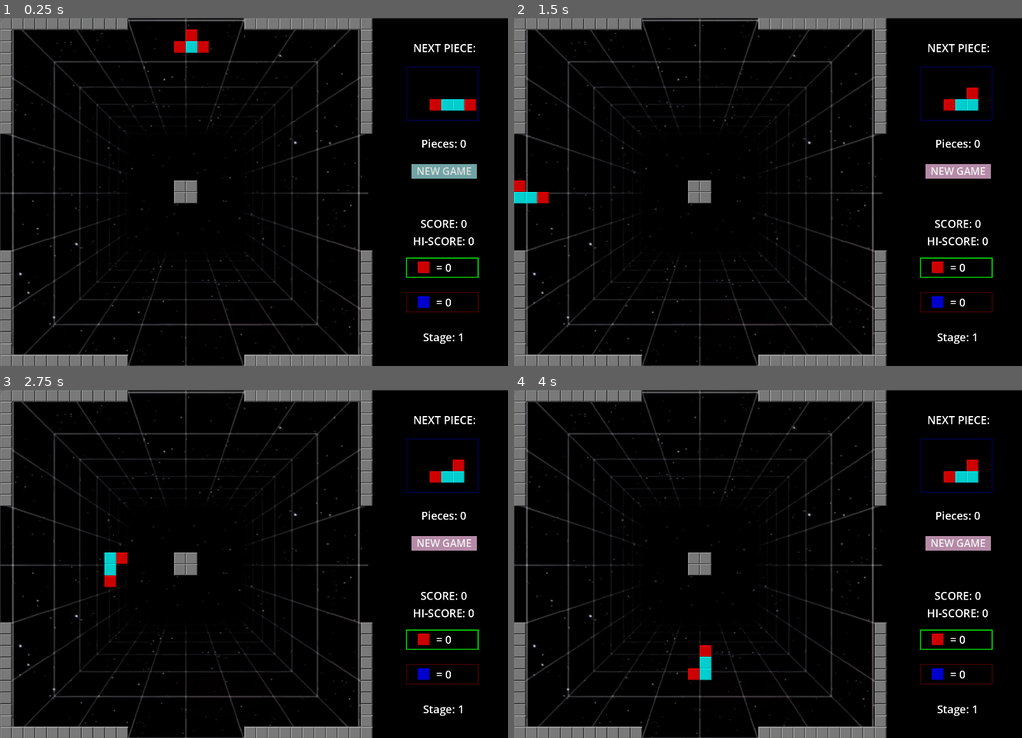
Above: before the commit, frames 1-4 (two rows, left to right).
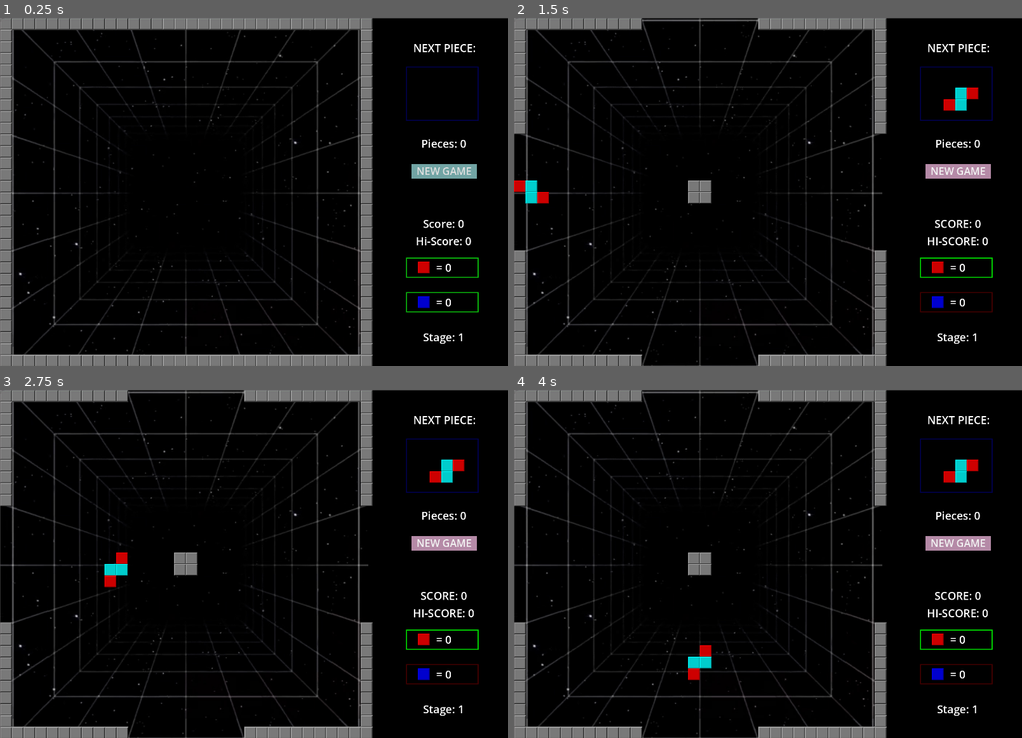
Above: after the commit, the same moments.

Repository: rodrivas78/new_dock_tetris
Game: Godot game, scene res://scenes/tile_map.tscn
Same seed, same stepped clock (60 frames per second), same inputs: the game is played once before the commit and once after it.
Inputs:
- Up to frame 1 (0.25 s): no input
- Up to frame 2 (1.5 s): click "NEW GAME" at 0.5 s; click "NEW GAME" at 1.25 s
- Up to frame 3 (2.75 s): tap Enter at 2 s; hold Right (ui_right) from 2.03 s (still down); tap Space (rotate_piece) at 2.1 s
- Up to frame 4 (4 s): release Right (ui_right) at 2.78 s; hold Down (ui_down) 2.78-3.53 s; tap Space (rotate_piece) at 2.85, 3.6 s; hold Right (ui_right) from 3.53 s (still down)

The runs differ from the first frame. In frame 1, 4.5% of the frame differs, in the area x 0-95%, y 0-100%; in frame 2, 0.3%; in frame 3, 0.3%; in frame 4, 0.3%.

Commit message:
adiciona sons e corrige bug

Diff:
--- a/TileMap.gd
+++ b/TileMap.gd
@@ -117,11 +117,19 @@
 
 @onready var panel_red_node = $HUD.get_node("RedTilesPanel")
 @onready var panel_blue_node = $HUD.get_node("BlueTilesPanel")
+@onready var closed_board = get_node("Sprite2D2")
 #var panel_red_node = $HUD.get_node("RedTilesPanel")
+@onready var moveSound : AudioStreamPlayer = $AudioStreamPlayer
+@onready var rotateSound : AudioStreamPlayer = $AudioStreamPlayer2
+@onready var dockSound : AudioStreamPlayer = $AudioStreamPlayer3
+@onready var dockSound2 : AudioStreamPlayer = $AudioStreamPlayer4
+
+@onready var gameMusic : AudioStreamPlayer = $GameMusic
 
 # Called when the node enters the scene tree for the first time.
 func _ready():
-	new_game()
+	#new_game()
+	closed_board.visible = true
 	$HUD.get_node("StartButton").pressed.connect(new_game)
 
 func new_game():
@@ -131,10 +139,13 @@
 	$HUD.get_node("StartButton").release_focus()
 	$HUD.get_node("ContinueButton").release_focus()
 
+	closed_board.visible = false
+
 	# Se for um novo jogo (não continuação), resetamos tudo
 	if not is_continue_enabled:
 		stage = 1
 		speed = 1.0  # Reset da velocidade apenas no novo jogo
+		gameMusic.play()
 
 	# Reset de variáveis para ambos os casos
 	score = 0
@@ -212,6 +223,7 @@
 
 		# Rotação sempre permitida
 		if Input.is_action_just_pressed("rotate_piece"):
+			rotateSound.play()
 			rotate_piece()
 
 		# Aplicar movimentos manuais
@@ -219,6 +231,7 @@
 			if steps[i] > steps_req:
 				move_piece(mov_directions[i])  # Aplica apenas os movimentos válidos
 				steps[i] = 0
+				#moveSound.play()
 
 		# Movimento automático na direção oposta ao lado de surgimento
 		steps[2] += speed  # Incrementamos o contador para o movimento automático
@@ -438,27 +451,21 @@
 		clear_piece()
 		cur_pos += dir
 		draw_piece(active_piece, cur_pos, piece_atlas)
+
 		#detects if piece has passed the central block
 		if movement_directions[spawn_side] == Vector2i(0, 1) and cur_pos.y >= 25:
-			#$HUD.get_node("GameOverLabel").show()
-			#game_running = false
 			game_over()
 		elif movement_directions[spawn_side] == Vector2i(-1, 0) and cur_pos.x <= 2:
-			#$HUD.get_node("GameOverLabel").show()
-			#game_running = false
 			game_over()
 		elif movement_directions[spawn_side] == Vector2i(0, -1) and cur_pos.y <= 2:
-			#$HUD.get_node("GameOverLabel").show()
-			#game_running = false
 			game_over()
 		elif movement_directions[spawn_side] == Vector2i(1, 0) and cur_pos.x >= 25:
-			#$HUD.get_node("GameOverLabel").show()
-			#game_running = false
 			game_over()
 
 	else:
 		#if dir == Vector2i.DOWN:
 		if dir == movement_directions[spawn_side] and pick_or_create_piece_enabled:
+			dockSound.play()
 			land_piece()
 			$HUD.get_node("PiecesLabel").text = "Pieces: " + str(piece_count)
 			#check_rows()
@@ -471,13 +478,25 @@
 			create_piece()
 			#check_game_over()
 
+
 func can_move(dir):
-	#check if there is space to move
-	var cm = true
+# Calcula a nova posição desejada
+	var new_pos = cur_pos + dir
+# Aplica os limites dependendo da direção de movimento
+	if movement_directions[spawn_side] in [Vector2i(0, 1), Vector2i(0, -1)]:  # Movimento vertical
+		if new_pos.x < 1 or new_pos.x > 28:
+			return false
+	elif movement_directions[spawn_side] in [Vector2i(1, 0), Vector2i(-1, 0)]:  # Movimento horizontal
+		if new_pos.y < 1 or new_pos.y > 26:
+			return false
+
+# Verifica se há espaço livre para mover
 	for i in active_piece:
-		if not is_free(i + cur_pos + dir):
-			cm = false
-	return cm
+		if not is_free(i + new_pos):
+			return false
+
+	return true
+
 
 func can_rotate():
 	var cr = true
@@ -853,6 +872,7 @@
 
 
 func game_over():
+	closed_board.visible = true
 	$HUD.get_node("GameOverLabel").show()
 	$HUD.get_node("ContinueButton").show()
 
--- a/project.godot
+++ b/project.godot
@@ -19,6 +19,8 @@
 
 window/size/viewport_width=1400
 window/size/viewport_height=960
+window/size/resizable=false
+window/stretch/aspect="expand"
 
 [dotnet]
 
--- a/scenes/hud.tscn
+++ b/scenes/hud.tscn
@@ -148,6 +148,7 @@
 vertical_alignment = 1
 
 [node name="GameOverLabel" type="Label" parent="."]
+visible = false
 offset_left = 303.0
 offset_top = 393.0
 offset_right = 603.0
--- a/scenes/tile_map.tscn
+++ b/scenes/tile_map.tscn
@@ -1,10 +1,15 @@
-[gd_scene load_steps=8 format=3 uid="uid://v07im6ckn0y5"]
+[gd_scene load_steps=13 format=3 uid="uid://v07im6ckn0y5"]
 
 [ext_resource type="Texture2D" uid="uid://bwxneirljy70c" path="res://assets/tetrominoes.png" id="1_7at63"]
 [ext_resource type="Script" path="res://TileMap.gd" id="2_y6mwb"]
 [ext_resource type="PackedScene" uid="uid://psjnbhu2tahx" path="res://scenes/hud.tscn" id="3_vxlsc"]
 [ext_resource type="Texture2D" uid="uid://bli6phsx3enbj" path="res://assets/bg4.jpg" id="4_birf1"]
 [ext_resource type="Texture2D" uid="uid://dh4ojr6jvlmry" path="res://assets/bg3.jpg" id="4_js3uj"]
+[ext_resource type="AudioStream" uid="uid://b6nyegslw43b8" path="res://assets/sounds/SFX4.mp3" id="6_olsjb"]
+[ext_resource type="AudioStream" uid="uid://cpwuujhfog3av" path="res://assets/sounds/SFX6.mp3" id="7_co3w3"]
+[ext_resource type="AudioStream" uid="uid://kr12lku34mck" path="res://assets/sounds/SFX8.mp3" id="8_2a4im"]
+[ext_resource type="AudioStream" uid="uid://dyonxb3mu0txu" path="res://assets/sounds/dock3.wav" id="9_jx7x3"]
+[ext_resource type="AudioStream" uid="uid://ci8xwubj85pr2" path="res://assets/sounds/bach_compressed.mp3" id="10_8nf3x"]
 
 [sub_resource type="TileSetAtlasSource" id="TileSetAtlasSource_a08xs"]
 texture = ExtResource("1_7at63")
@@ -44,3 +49,18 @@
 texture = ExtResource("4_js3uj")
 
 [node name="HUD" parent="." instance=ExtResource("3_vxlsc")]
+
+[node name="AudioStreamPlayer" type="AudioStreamPlayer" parent="."]
+stream = ExtResource("6_olsjb")
+
+[node name="AudioStreamPlayer2" type="AudioStreamPlayer" parent="."]
+stream = ExtResource("7_co3w3")
+
+[node name="AudioStreamPlayer3" type="AudioStreamPlayer" parent="."]
+stream = ExtResource("8_2a4im")
+
+[node name="AudioStreamPlayer4" type="AudioStreamPlayer" parent="."]
+stream = ExtResource("9_jx7x3")
+
+[node name="GameMusic" type="AudioStreamPlayer" parent="."]
+stream = ExtResource("10_8nf3x")
Not shown, added: assets/sounds/GameOver1.mp3.import
Not shown, added: assets/sounds/SFX13.mp3.import
Not shown, added: assets/sounds/SFX4.mp3.import
Not shown, added: assets/sounds/SFX6.mp3.import
Not shown, added: assets/sounds/SFX8.mp3.import
Not shown, added: assets/sounds/bach_compressed.mp3.import
Not shown, added: assets/sounds/dock2.wav.import
Not shown, added: assets/sounds/dock3.wav.import
Not shown, added: assets/sounds/gameOver2.mp3.import
Not shown, added: assets/sounds/level_completed.mp3.import
Not shown, added: assets/sounds/GameOver1.mp3
Not shown, added: assets/sounds/SFX13.mp3
(and 8 more such lines)
